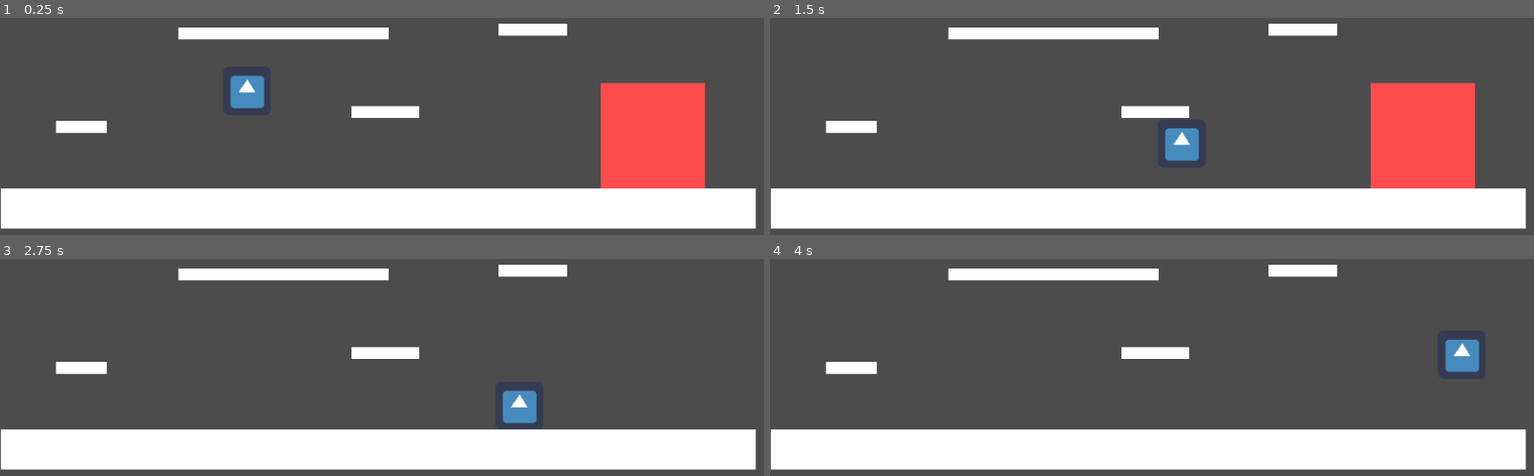
Above: before the commit, frames 1-4 (two rows, left to right).
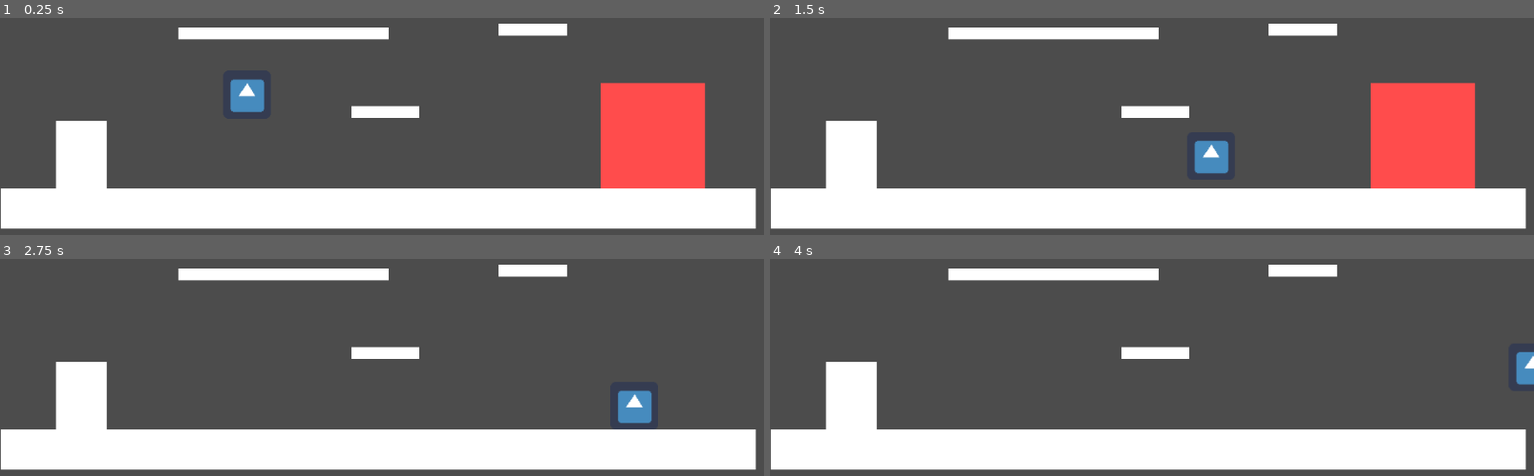
Above: after the commit, the same moments.

Repository: TapioVV/PlatformeriYkosille
Game: Godot game, scene res://Scenes/Game.tscn
Same seed, same stepped clock (60 frames per second), same inputs: the game is played once before the commit and once after it. The project has no main scene, so this scene is started directly. The engine's default icon, where the game draws it, is replaced by a stand-in: a white triangle on a blue panel in a dark square.
Inputs:
- Up to frame 1 (0.25 s): no input
- Up to frame 2 (1.5 s): hold Right (Right) from 0.53 s (still down); tap Space (Jump) at 0.6, 0.77, 1.07, 1.35 s
- Up to frame 3 (2.75 s): tap Space (Jump) at 1.52, 1.82, 2.1 s; release Right (Right) at 2.03 s; hold Left (Left) from 2.03 s (still down)
- Up to frame 4 (4 s): release Left (Left) at 2.78 s; hold Right (Right) from 2.78 s (still down); tap Space (Jump) at 2.85, 3.02, 3.32, 3.6, 3.77 s

The runs differ from the first frame. In frame 1, 2.0% of the frame differs, in the area x 7-35%, y 26-79%; in frame 2, 3.0%; in frame 3, 3.1%, in the area x 7-86%, y 52-79%; in frame 4, 2.8%.

Commit message:
Fixed the plaey a big

Diff:
--- a/Scenes/Game.tscn
+++ b/Scenes/Game.tscn
@@ -23,8 +23,8 @@
 shape = SubResource( 2 )
 
 [node name="WhitePixel2" type="Sprite" parent="."]
-position = Vector2( 109, 393.11 )
-scale = Vector2( 34.23, 7.77759 )
+position = Vector2( 109, 434.162 )
+scale = Vector2( 34.23, 48.8296 )
 texture = ExtResource( 2 )
 
 [node name="StaticBody2D" type="StaticBody2D" parent="WhitePixel2"]
--- a/Scenes/PlayerCharecter.tscn
+++ b/Scenes/PlayerCharecter.tscn
@@ -2,53 +2,7 @@
 
 [ext_resource path="res://Sprites/icon.png" type="Texture" id=1]
 [ext_resource path="res://Scenes/TongueArea.gd" type="Script" id=2]
-
-[sub_resource type="GDScript" id=4]
-script/source = "extends KinematicBody2D
-
-const ACCELERATION = 2800
-const DEACCELERATION = 3800
-
-export(float) var timeToJumpPeak = .3
-export(int) var jumpHeight = 15
-export(int) var jumpDistance = 150
-export(float) var jumpBufferTime
-export(float) var smallJump
-
-#Less is more
-export(int) var jumpControlDeacceleration
-export(int) var jumpControlAcceleration
-
-onready var timer = get_node(\"JumpTimer\")
-var state
-var state_machine
-var velocity = Vector2.ZERO
-var inputVector: float
-
-var maxHorizontalSpeed: float
-var gravity: float
-var jumpSpeed: float
-var smallJumpStart: bool = false
-var jumpPressed: bool = false
-
-func _ready():
-	gravity = (2*jumpHeight)/pow(timeToJumpPeak,2)
-	jumpSpeed = gravity * timeToJumpPeak
-	maxHorizontalSpeed = jumpDistance / (2*timeToJumpPeak)
-	state_machine = StateMachine.new()
-	change_state(\"idle\")
-
-func change_state(new_state_name):
-	if state != null:
-		state.queue_free()
-	state = state_machine.get_state(new_state_name).new()
-	state.setup(funcref(self, \"change_state\"), self)
-	state.name = \"current_state\"
-	add_child(state)
-
-func _physics_process(_delta):
-	move_and_slide(velocity, Vector2.UP)
-"
+[ext_resource path="res://Scripts/Player.gd" type="Script" id=3]
 
 [sub_resource type="RectangleShape2D" id=1]
 extents = Vector2( 15, 32 )
@@ -58,14 +12,14 @@
 
 [node name="KinematicBody2D" type="KinematicBody2D"]
 position = Vector2( 6.10352e-05, 6.10352e-05 )
-script = SubResource( 4 )
-timeToJumpPeak = 0.48
-jumpHeight = 125
+script = ExtResource( 3 )
+timeToJumpPeak = 0.4
+jumpHeight = 120
 jumpDistance = 325
-jumpBufferTime = 0.21
+jumpBufferTime = 0.2
 smallJump = 1.5
 jumpControlDeacceleration = 8
-jumpControlAcceleration = 3
+jumpControlAcceleration = 4
 
 [node name="Icon" type="Sprite" parent="."]
 texture = ExtResource( 1 )
--- /dev/null
+++ b/Scripts/Player.gd
@@ -0,0 +1,46 @@
+extends KinematicBody2D
+
+class_name player
+
+const ACCELERATION = 2800
+const DEACCELERATION = 3800
+
+export(float) var timeToJumpPeak = .3
+export(int) var jumpHeight = 15
+export(int) var jumpDistance = 150
+export(float) var jumpBufferTime
+export(float) var smallJump
+
+#Less is more
+export(int) var jumpControlDeacceleration
+export(int) var jumpControlAcceleration
+
+onready var timer = get_node("JumpTimer")
+var state
+var state_machine
+var velocity = Vector2.ZERO
+var inputVector: float
+
+var maxHorizontalSpeed: float
+var gravity: float
+var jumpSpeed: float
+var smallJumpStart: bool = false
+var jumpPressed: bool = false
+
+func _ready():
+	gravity = (2*jumpHeight)/pow(timeToJumpPeak,2)
+	jumpSpeed = gravity * timeToJumpPeak
+	maxHorizontalSpeed = jumpDistance / (2*timeToJumpPeak)
+	state_machine = StateMachine.new()
+	change_state("idle")
+
+func change_state(new_state_name):
+	if state != null:
+		state.queue_free()
+	state = state_machine.get_state(new_state_name).new()
+	state.setup(funcref(self, "change_state"), self)
+	state.name = "current_state"
+	add_child(state)
+
+func _physics_process(_delta):
+	move_and_slide(velocity, Vector2.UP)
--- a/Scripts/States/FallState.gd
+++ b/Scripts/States/FallState.gd
@@ -1,6 +1,9 @@
 extends PlayerState
 
 class_name FallState
+
+#func _ready():
+#	player.velocity.y = 0
 
 func _physics_process(delta):
 	player.inputVector = Input.get_action_strength("Right") - Input.get_action_strength("Left")
--- a/Scripts/States/IdleState.gd
+++ b/Scripts/States/IdleState.gd
@@ -1,9 +1,6 @@
 extends PlayerState
 
 class_name IdleState
-
-#func _ready():
-#	player.velocity.x = 0
 
 func _physics_process(_delta):
 	if Input.is_action_pressed("Left"):
--- a/Scripts/States/JumpState.gd
+++ b/Scripts/States/JumpState.gd
@@ -3,6 +3,7 @@
 class_name JumpState
 
 func _ready():
+#	player.velocity.y = 0
 	if player.smallJumpStart == true:
 		player.velocity.y = -player.jumpSpeed
 		player.velocity.y = player.velocity.y / player.smallJump
--- a/Scripts/States/RunState.gd
+++ b/Scripts/States/RunState.gd
@@ -1,9 +1,6 @@
 extends PlayerState
 
 class_name RunState
-
-func _ready():
-	player.smallJumpStart = false
 
 func _physics_process(delta):
 	if Input.is_action_just_pressed("Jump") and player.is_on_floor():
--- a/project.godot
+++ b/project.godot
@@ -38,6 +38,11 @@
 "class": "StateMachine",
 "language": "GDScript",
 "path": "res://Scripts/StateMachine.gd"
+}, {
+"base": "KinematicBody2D",
+"class": "player",
+"language": "GDScript",
+"path": "res://Scripts/Player.gd"
 } ]
 _global_script_class_icons={
 "FallState": "",
@@ -45,7 +50,8 @@
 "JumpState": "",
 "PlayerState": "",
 "RunState": "",
-"StateMachine": ""
+"StateMachine": "",
+"player": ""
 }
 
 [application]
@@ -100,6 +106,7 @@
 [physics]
 
 common/enable_pause_aware_picking=true
+common/physics_interpolation=true
 
 [rendering]
 
